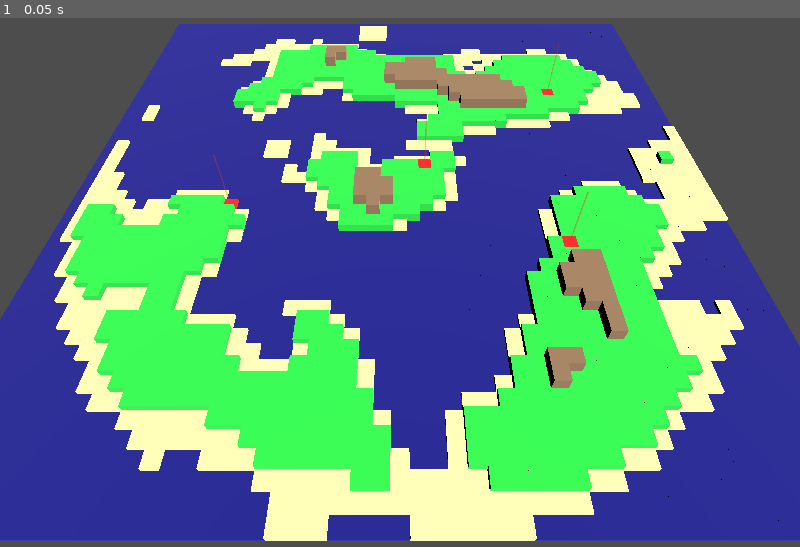
Above: before the commit, frame 1.
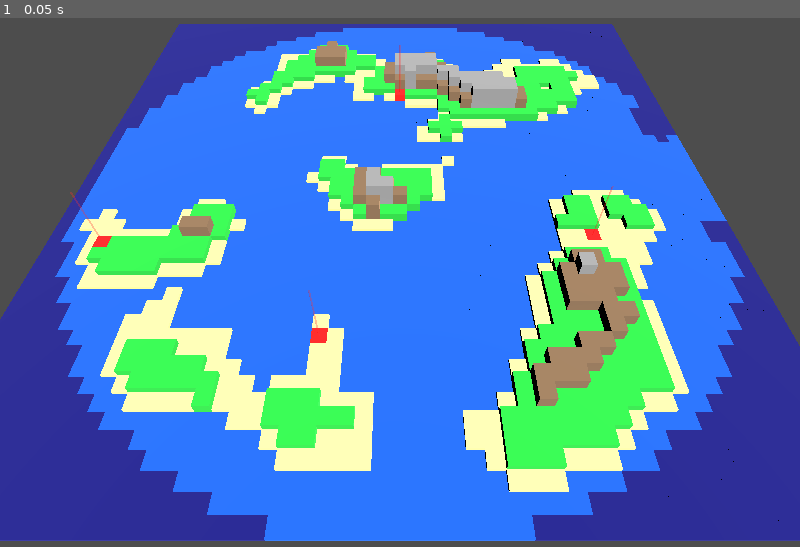
Above: after the commit, the same moment.

Repository: Latheror/VillageWar
Game: Godot game, scene res://main.tscn
Two runs of this game, one before a commit and one after it. Both use one fixed random seed, a clock stepped at 60 frames per second and the inputs below.
Inputs:
- Up to frame 1 (0.05 s): no input

The runs differ from the first frame. In frame 1, 55% of the frame differs, in the area x 6-94%, y 1-99%.

Commit message:
Make sure to always have mountains.

Diff:
--- a/map_generator.gd
+++ b/map_generator.gd
@@ -11,13 +11,45 @@
 	noise.fractal_octaves = Constants.SHAPE_OCTAVES
 	noise.frequency = Constants.SHAPE_FREQ
 
+	# First pass: compute raw heights
+	var raw_tiles: Array = []
 	for x in range(Constants.SIZE):
 		for y in range(Constants.SIZE):
-			var tile = create_tile(x, y, half, noise)
-			tiles.append(tile)
+			var height = compute_raw_height(x, y, half, noise)
+			raw_tiles.append({"x": x, "y": y, "height": height})
+
+	# Scale heights to ensure deep sea and high mountains
+	scale_heights(raw_tiles)
+
+	# Second pass: create tiles with biomes
+	for raw in raw_tiles:
+		var biome = determine_biome(raw.height)
+		var color = get_biome_color(biome)
+		var tile_height = get_tile_height(biome)
+		var tile = Tile.new(raw.x, raw.y, tile_height, biome, color)
+		tiles.append(tile)
 	return tiles
 
-static func create_tile(x: int, y: int, half: float, noise: FastNoiseLite) -> Tile:
+static func scale_heights(raw_tiles: Array) -> void:
+	var heights: Array = []
+	for raw in raw_tiles:
+		heights.append(raw.height)
+	var min_h: float = heights.min()
+	var max_h: float = heights.max()
+	var desired_min: float = Constants.DEEP_WATER_THRESHOLD - 1.0  # -6.0
+	var desired_max: float = Constants.HIGH_MOUNTAIN_THRESHOLD + 5.0  # 20.0
+	if max_h == min_h:
+		# If all heights are the same, set min to desired_min and max to desired_max for variety
+		for i in range(raw_tiles.size()):
+			if i == 0:
+				raw_tiles[i].height = desired_max
+			else:
+				raw_tiles[i].height = desired_min
+	else:
+		for raw in raw_tiles:
+			raw.height = (raw.height - min_h) / (max_h - min_h) * (desired_max - desired_min) + desired_min
+
+static func compute_raw_height(x: int, y: int, half: float, noise: FastNoiseLite) -> float:
 	# Edge mask
 	var cx: float = x - half
 	var cy: float = y - half
@@ -35,8 +67,6 @@
 
 	# Smooth land factor
 	var land_factor: float = clamp((shape - Constants.LAND_THRESHOLD) / 0.5, 0.0, 1.0)
-	if land_factor <= 0.0 or edge_mask > 0.95:
-		return Tile.new(x, y, 0.5, Constants.Biome.DEEP_WATER, Color(0.0, 0.0, 0.4))
 
 	# Height
 	var base_height: float = (1.0 - edge_mask) * Constants.BASE_HEIGHT * land_factor
@@ -50,42 +80,53 @@
 	if height > Constants.PLAIN_THRESHOLD:
 		height += pow(height - Constants.PLAIN_THRESHOLD, 1.4)
 
-	# Determine biome and color
-	var biome: int
-	var color: Color
+	return height
+
+static func determine_biome(height: float) -> int:
 	if height < Constants.DEEP_WATER_THRESHOLD:
-		biome = Constants.Biome.DEEP_WATER
-		color = Color(0.0, 0.0, 0.4)
+		return Constants.Biome.DEEP_WATER
 	elif height < Constants.WATER_THRESHOLD:
-		biome = Constants.Biome.WATER
-		color = Color(0.0, 0.3, 0.8)
+		return Constants.Biome.WATER
 	elif height < Constants.SAND_THRESHOLD:
-		biome = Constants.Biome.SAND
-		color = Color(0.9, 0.8, 0.5)
+		return Constants.Biome.SAND
 	elif height < Constants.PLAIN_THRESHOLD:
-		biome = Constants.Biome.PLAIN
-		color = Color(0.1, 0.7, 0.2)
+		return Constants.Biome.PLAIN
 	elif height < Constants.HIGH_MOUNTAIN_THRESHOLD:
-		biome = Constants.Biome.MOUNTAIN
-		color = Color(0.45, 0.35, 0.25)
+		return Constants.Biome.MOUNTAIN
 	else:
-		biome = Constants.Biome.HIGH_MOUNTAIN
-		color = Color(0.5, 0.5, 0.5)
+		return Constants.Biome.HIGH_MOUNTAIN
 
-	# Set fixed height based on biome
-	var tile_height: float
-	if biome == Constants.Biome.DEEP_WATER or biome == Constants.Biome.WATER:
-		tile_height = 0.5
-	elif biome == Constants.Biome.SAND:
-		tile_height = Constants.SAND_HEIGHT
-	elif biome == Constants.Biome.PLAIN:
-		tile_height = Constants.PLAIN_HEIGHT
-	elif biome == Constants.Biome.MOUNTAIN:
-		tile_height = Constants.MOUNTAIN_HEIGHT
-	else:  # high_mountain
-		tile_height = Constants.HIGH_MOUNTAIN_HEIGHT
+static func get_biome_color(biome: int) -> Color:
+	match biome:
+		Constants.Biome.DEEP_WATER:
+			return Color(0.0, 0.0, 0.4)
+		Constants.Biome.WATER:
+			return Color(0.0, 0.3, 0.8)
+		Constants.Biome.SAND:
+			return Color(0.9, 0.8, 0.5)
+		Constants.Biome.PLAIN:
+			return Color(0.1, 0.7, 0.2)
+		Constants.Biome.MOUNTAIN:
+			return Color(0.45, 0.35, 0.25)
+		Constants.Biome.HIGH_MOUNTAIN:
+			return Color(0.5, 0.5, 0.5)
+		_:
+			return Color(1.0, 0.0, 1.0)  # error
 
-	return Tile.new(x, y, tile_height, biome, color)
+static func get_tile_height(biome: int) -> float:
+	match biome:
+		Constants.Biome.DEEP_WATER, Constants.Biome.WATER:
+			return 0.5
+		Constants.Biome.SAND:
+			return Constants.SAND_HEIGHT
+		Constants.Biome.PLAIN:
+			return Constants.PLAIN_HEIGHT
+		Constants.Biome.MOUNTAIN:
+			return Constants.MOUNTAIN_HEIGHT
+		Constants.Biome.HIGH_MOUNTAIN:
+			return Constants.HIGH_MOUNTAIN_HEIGHT
+		_:
+			return 0.5
 
 static func place_villages(tiles: Array) -> void:
 	var land_tiles: Array = []
